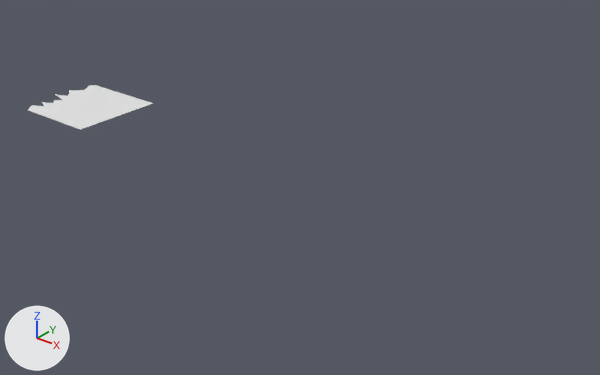
Renders of the Blender file Assets/Models/impendingDoom.blend from each side of a commit.
Camera for both pictures: a 50 mm lens placed at (14.43, -10.59, 6.37), pointed at (5.62, 0.43, -0.46). Every picture has the same lights, and +X, +Y and +Z are marked at lower left.
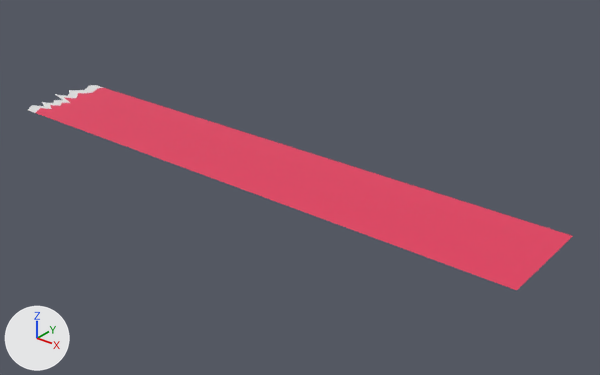
Where the change shows, as pixel boxes (x1, y1, x2, y2) in the pictures (600 x 375 px):
'Circle', reshaped (333% wider, 348% taller): before (28, 85, 153, 130); after (28, 85, 573, 290)

The change in detail:
Material 'Material.002' (mat_material_002) is new.
Its base color is (0.8, 0.8, 0.8) (white #e7e7e7).
Material 'Material.001' (mat_material_001) is new.
Its base color is (0.8, 0.0461, 0.118) (red #e73d60).
me_circle_001 is used by ob_circle; location (0.0, 0.0, 0.0).
me_circle_001 had 34 vertices, 16 faces and spanned x -1.21..1.0, y -1.0..1.0, z 0.0.
me_circle_001 now has 51 vertices, 32 faces and spans x -1.21..10.64, y -1.0..1.0, z 0.0.
Part 1, on me_circle_001:
16 vertices are removed from x 1.0, y -1.0..1.0, z 0.0.
16 faces are deleted.
20 vertices are added at x -0.87..10.64, y -1.0..0.88, z 0.0.
7 new vertices lie (0.3, 0.0, 0.0) away from vertices in x -1.0, y -0.75..1.0, z 0.0.
6 new vertices lie (11.34, 0.0, 0.0) away from vertices in x -0.7, y -0.75..1.0, z 0.0.
17 new faces join them, mat_material_001 (red #e73d60).
15 new faces join them, mat_material_002 (white #e7e7e7).
me_circle_001 now uses material mat_material_001 (red #e73d60).
me_circle_001 now uses material mat_material_002 (white #e7e7e7).
